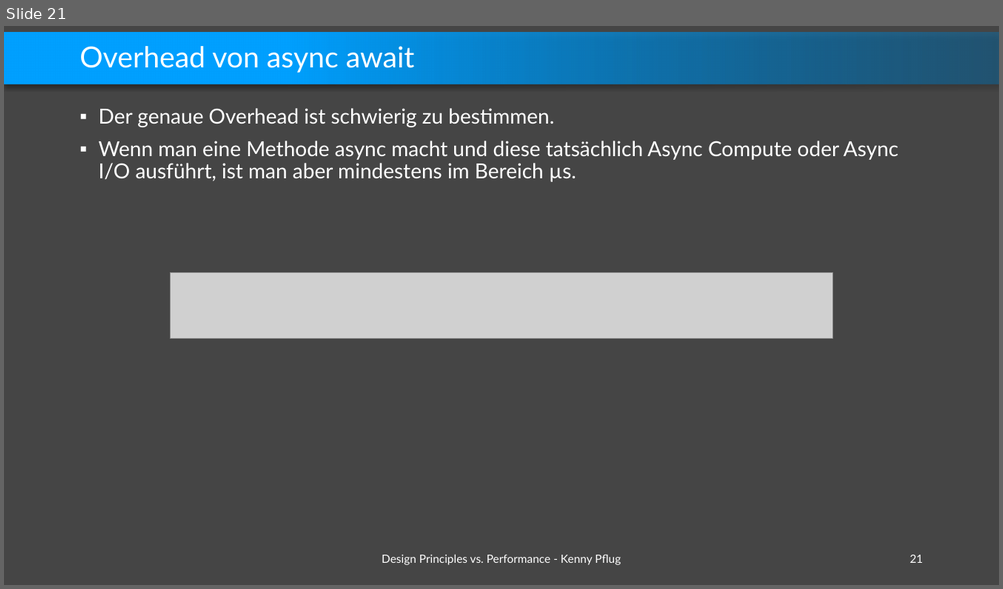
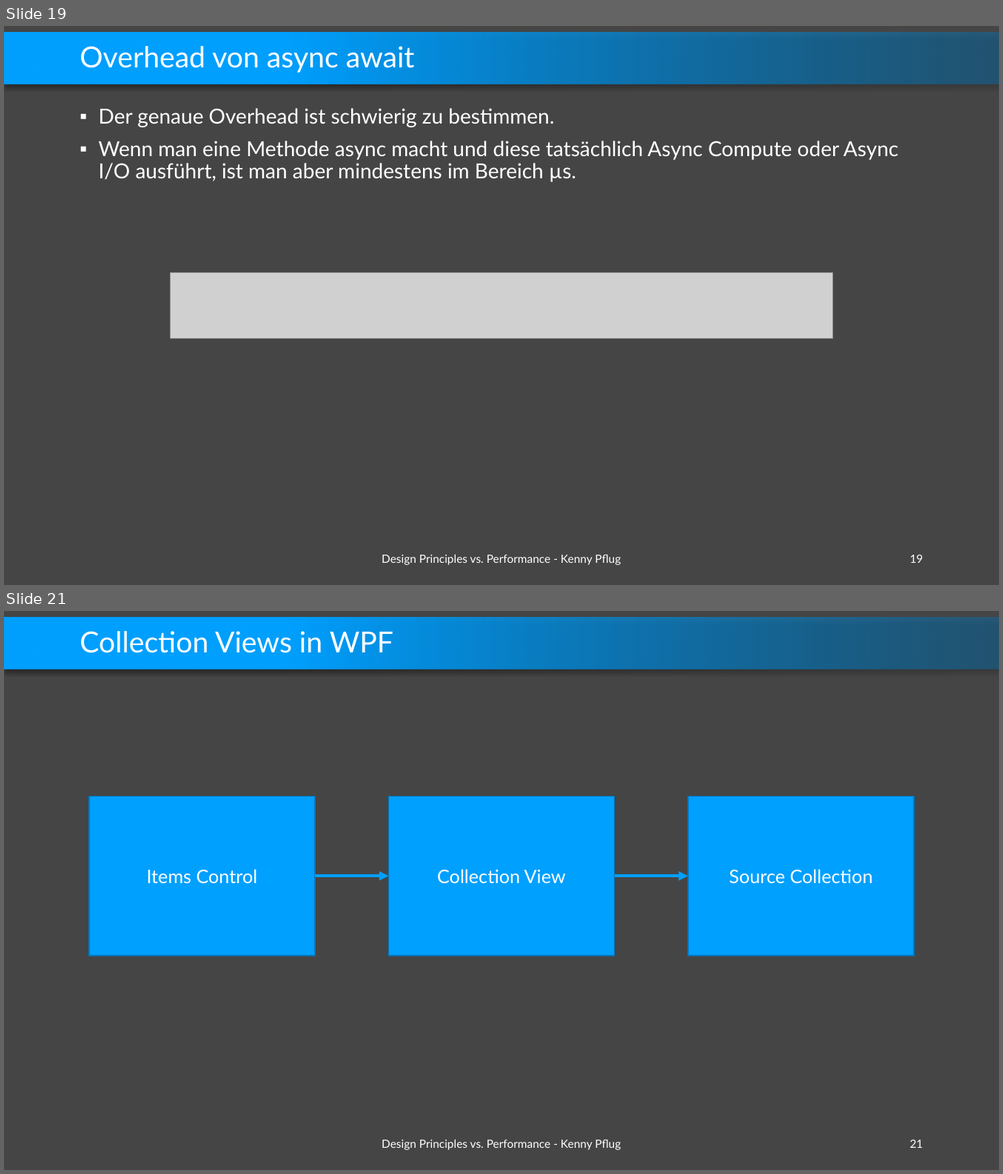
Before and after one commit to feO2x/Adc2021.DesignPrinciplesVsPerformance, a slide deck: Design Principles vs. Performance.pptx. Shown one above the other, each under a label of ours: slide 21 before the commit, slides 19 and 21 after it; the slides between them are not shown. The pictures are 1003x589 and 1003x1174 pixels, drawn with LibreOffice and Linux fonts; fonts in the diff are those of the drawing; grey boxes stand for pictures; background and template pictures are left out. Boxes give left, top, right and bottom in pixels: in the first picture for what was removed or moved away, otherwise in the second. Text is boxed around its words. In the diff, an @@ line names an element or a change of style, - is before the commit and + after.

```diff
--- a/Design Principles vs. Performance.pptx
+++ b/Design Principles vs. Performance.pptx
@@ slide 21 added at [4,611,999,1170], background #454545; not listed: 1 template element that a slide beside it also shows @@
@@ title added at [79,631,393,653], 28 pt, text #FFFFFF @@
+Collection Views in WPF
@@ rectangle added at [89,797,315,957], fill #00A0FF, outline #0076BD 1 pt, 18 pt, text #FFFFFF @@
+Items Control
@@ rectangle added at [388,797,614,957], fill #00A0FF, outline #0076BD 1 pt, 18 pt, text #FFFFFF @@
+Collection View
@@ rectangle added at [688,797,914,957], fill #00A0FF, outline #0076BD 1 pt, 18 pt, text #FFFFFF @@
+Source Collection
@@ arrow added from (315, 876) to (388, 876), #00A0FF 3 pt @@
@@ arrow added from (614, 876) to (688, 876), #00A0FF 3 pt @@
@@ text added at [381,1139,620,1150], 11 pt, text #FFFFFF @@
+Design Principles vs. Performance - Kenny Pflug
@@ page number added at [910,1140,923,1148], 11 pt, text #FFFFFF @@
+21
@@ what was slide 21 is now slide 19 @@
@@ page number at [910,555,923,563]: text changed @@
-21
+19
```
Also in this commit, not shown: 6 slides changed, 6 slides removed.
